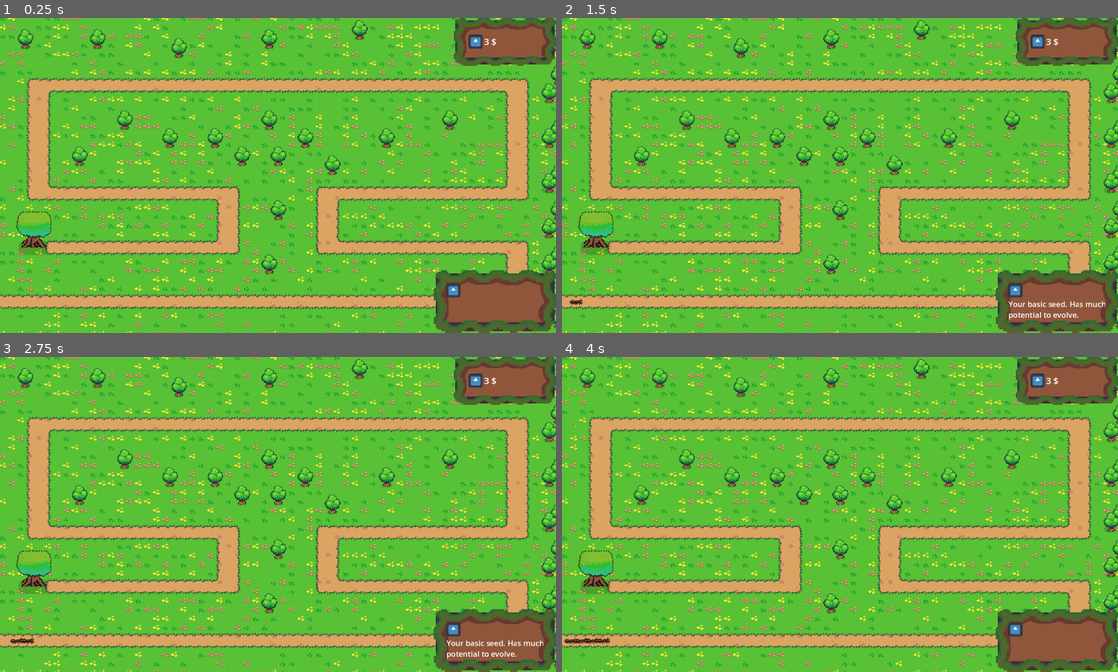
Above: before the commit, frames 1-4 (two rows, left to right).
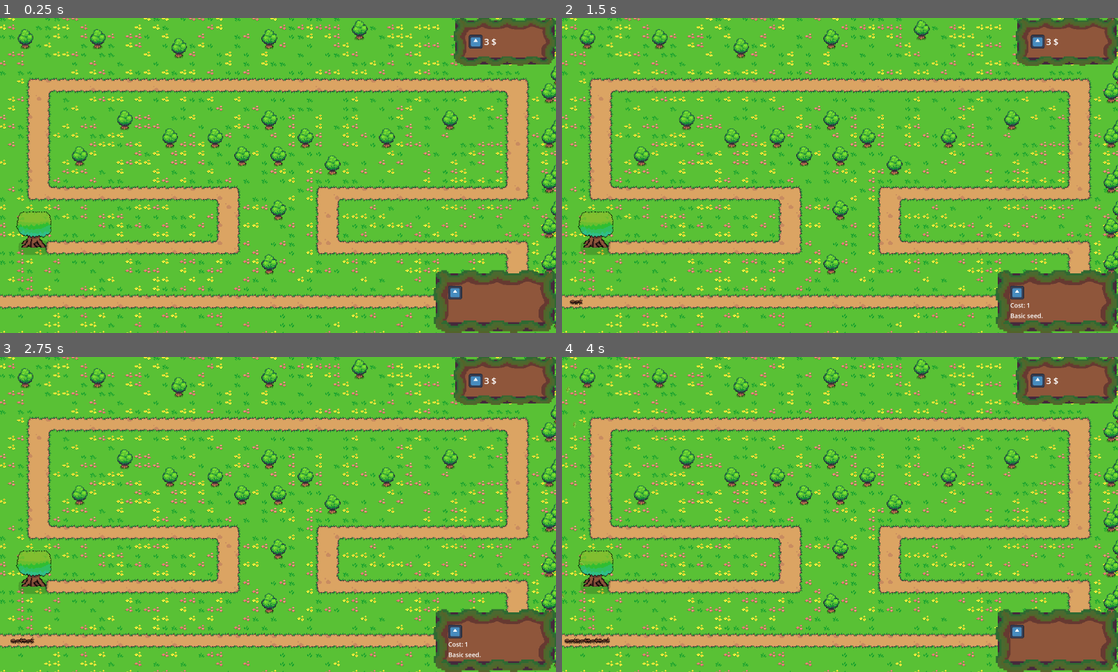
Above: after the commit, the same moments.

Repository: tomsku21/TD_project
Game: Godot game, scene res://Scenes/Main.tscn
Two runs of this game, one before a commit and one after it. Both use one fixed random seed, a clock stepped at 60 frames per second and the inputs below. The engine's default icon, where the game draws it, is replaced by a stand-in: a white triangle on a blue panel in a dark square.
Inputs (mouse positions are in pixels of both pictures, inside the frame that each line leads up to):
- Up to frame 1 (0.25 s): no input
- Up to frame 2 (1.5 s): click (1017, 292) at 0.5 s; click (1017, 292) at 1.25 s
- Up to frame 3 (2.75 s): click (455, 631) at 2 s
- Up to frame 4 (4 s): move the mouse to (595, 568) at 2.77 s; click (595, 568) at 2.85 s; move the mouse to (728, 530) at 3.52 s; click (728, 530) at 3.6 s

The runs differ from the first frame. In frame 1, 0.1% of the frame differs, in the area x 80-84%, y 84-90%; in frame 2, 0.4%, in the area x 80-98%, y 84-96%; in frame 3, 0.4%; in frame 4, 0.1%.

Commit message:
UI stuff

Diff:
--- a/Scenes/UI/UI.tscn
+++ b/Scenes/UI/UI.tscn
@@ -62,10 +62,10 @@
 
 [node name="VBoxContainer" type="VBoxContainer" parent="buymenu"]
 layout_mode = 2
-offset_left = 37.0
-offset_top = 39.0
-offset_right = 328.0
-offset_bottom = 147.0
+offset_left = 42.0
+offset_top = 45.0
+offset_right = 333.0
+offset_bottom = 153.0
 
 [node name="build" type="HBoxContainer" parent="buymenu/VBoxContainer"]
 custom_minimum_size = Vector2(40, 40)
@@ -82,11 +82,16 @@
 building = ExtResource("4_oqha6")
 item = ExtResource("4_jevvu")
 
+[node name="cost" type="Label" parent="buymenu/VBoxContainer"]
+unique_name_in_owner = true
+layout_mode = 2
+theme_override_font_sizes/font_size = 18
+
 [node name="TDesc" type="RichTextLabel" parent="buymenu/VBoxContainer"]
 unique_name_in_owner = true
-custom_minimum_size = Vector2(291.34, 64)
+custom_minimum_size = Vector2(291.34, 32)
 layout_mode = 2
-theme_override_font_sizes/normal_font_size = 22
+theme_override_font_sizes/normal_font_size = 18
 text = "Replace this text u dummy"
 
 [connection signal="button_down" from="buymenu/VBoxContainer/build/Buyt1" to="buymenu/VBoxContainer/build/Buyt1" method="_on_down"]
--- a/Scenes/building/turret.tscn
+++ b/Scenes/building/turret.tscn
@@ -23,7 +23,7 @@
 sdamage = 5
 atk_speed = 1.0
 cost = 1
-description = "Your basic seed. Has much potential to evolve."
+description = "Basic seed."
 max_health = 1000
 
 [node name="CPUParticles2D" type="CPUParticles2D" parent="."]
--- a/Scenes/building/turreter.tscn
+++ b/Scenes/building/turreter.tscn
@@ -20,8 +20,8 @@
 upgrades = Array[PackedScene]([null, null, null])
 sdamage = 9
 atk_speed = 0.5
-cost = 1
-description = "Young sapling. Higher damage and speed."
+cost = 2
+description = "Young sapling."
 max_health = 1500
 
 [node name="CPUParticles2D" type="CPUParticles2D" parent="."]
--- a/Scripts/Buytier1.gd
+++ b/Scripts/Buytier1.gd
@@ -21,7 +21,9 @@
 func _on_mouse_entered():
 	var new_plant = item.instantiate()
 	cost = new_plant.cost
+	%cost.text = str("Cost: ", cost)
 	%TDesc.text = new_plant.description
 
 func _on_mouse_exit():
+	%cost.text = str("")
 	%TDesc.text = str("")
